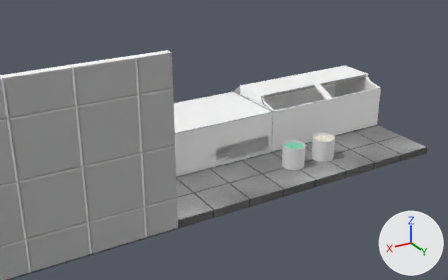
The Blender file BlenderImports/environment_models.blend, before and after one commit.
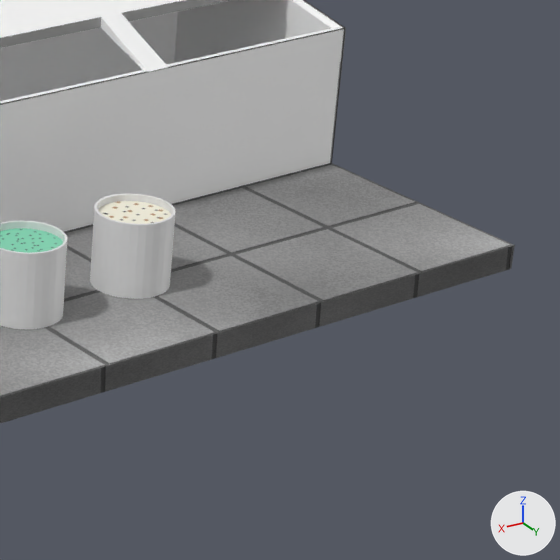
Each version appears first from a 50 mm camera at (-8.73, 13.88, 7.25) aimed at (-17.06, -0.01, 0.3), and next in a close-up on the part from 64% to 98% of the width and 29% to 83% of the height. Every picture has the same lights, and +X, +Y and +Z are marked at lower right.

Names of what the first close-up shows: 'DoughIceCreamBucket', 'FullFloor.004', 'FullFloor.005', 'IceCream', 'IceCream.001', 'IceCreamFreezer', 'MintChipIceCreamBucket'.
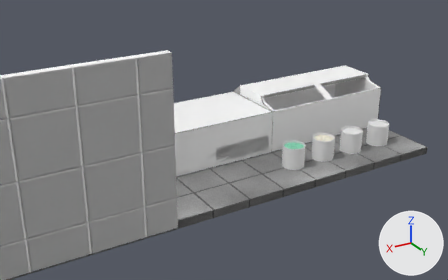
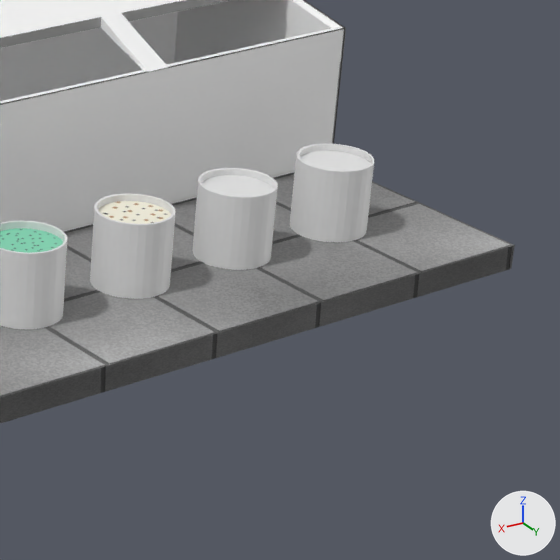
Location of each change, (x1, y1, x2, y2) in pixels of the close-ups (560 x 560 px):
'RockyRoadIceCreamBucket', added: after (193, 168, 278, 270)
'CookiesNCreamIceCreamBucket', added: after (290, 144, 374, 242)
'IceCream.002', added: after (202, 175, 273, 196)
'IceCream.003', added: after (300, 151, 370, 171)

The change, as a diff of the scene's bpy script:
```diff
--- a/BlenderImports/environment_models.blend.py
+++ b/BlenderImports/environment_models.blend.py
@@ me_cylinder_010 @@
+me_cylinder_010.from_pydata(...)  # 32 vertices, 1 face; spans x -0.93..0.93, y -0.93..0.93, z 0.0
@@ me_cylinder_008 @@
+me_cylinder_008.from_pydata(...)  # 32 vertices, 1 face; spans x -0.93..0.93, y -0.93..0.93, z 0.0
@@ ob_icecream_003 @@
+ob_icecream_003 = bpy.data.objects.new('IceCream.003', me_cylinder_010)
+ob_icecream_003.parent = ob_cookiesncreamicecreambucket
+ob_icecream_003.matrix_parent_inverse = Matrix(((-3.367, 0.0, 0.0, -67.34), (0.0, -3.367, 0.0, 6.734), (0.0, 0.0, -3.367, 1.347), (0.0, 0.0, 0.0, 1.0)))
+ob_icecream_003.location = (-20.0, 2.0, 0.643)
+ob_icecream_003.scale = (-0.297, -0.297, -0.297)
@@ ob_cookiesncreamicecreambucket @@
+ob_cookiesncreamicecreambucket = bpy.data.objects.new('CookiesNCreamIceCreamBucket', me_cylinder_006.copy())  # the mesh of ob_doughicecreambucket
+ob_cookiesncreamicecreambucket.location = (-21.0, 2.0, 0.4)
+ob_cookiesncreamicecreambucket.scale = (-0.297, -0.297, -0.297)
@@ ob_icecream_002 @@
+ob_icecream_002 = bpy.data.objects.new('IceCream.002', me_cylinder_008)
+ob_icecream_002.parent = ob_rockyroadicecreambucket
+ob_icecream_002.matrix_parent_inverse = Matrix(((-3.367, 0.0, 0.0, -67.34), (0.0, -3.367, 0.0, 6.734), (0.0, 0.0, -3.367, 1.347), (0.0, 0.0, 0.0, 1.0)))
+ob_icecream_002.location = (-20.0, 2.0, 0.643)
+ob_icecream_002.scale = (-0.297, -0.297, -0.297)
@@ ob_rockyroadicecreambucket @@
+ob_rockyroadicecreambucket = bpy.data.objects.new('RockyRoadIceCreamBucket', me_cylinder_006.copy())  # the mesh of ob_doughicecreambucket
+ob_rockyroadicecreambucket.location = (-20.0, 2.0, 0.4)
+ob_rockyroadicecreambucket.scale = (-0.297, -0.297, -0.297)
```
